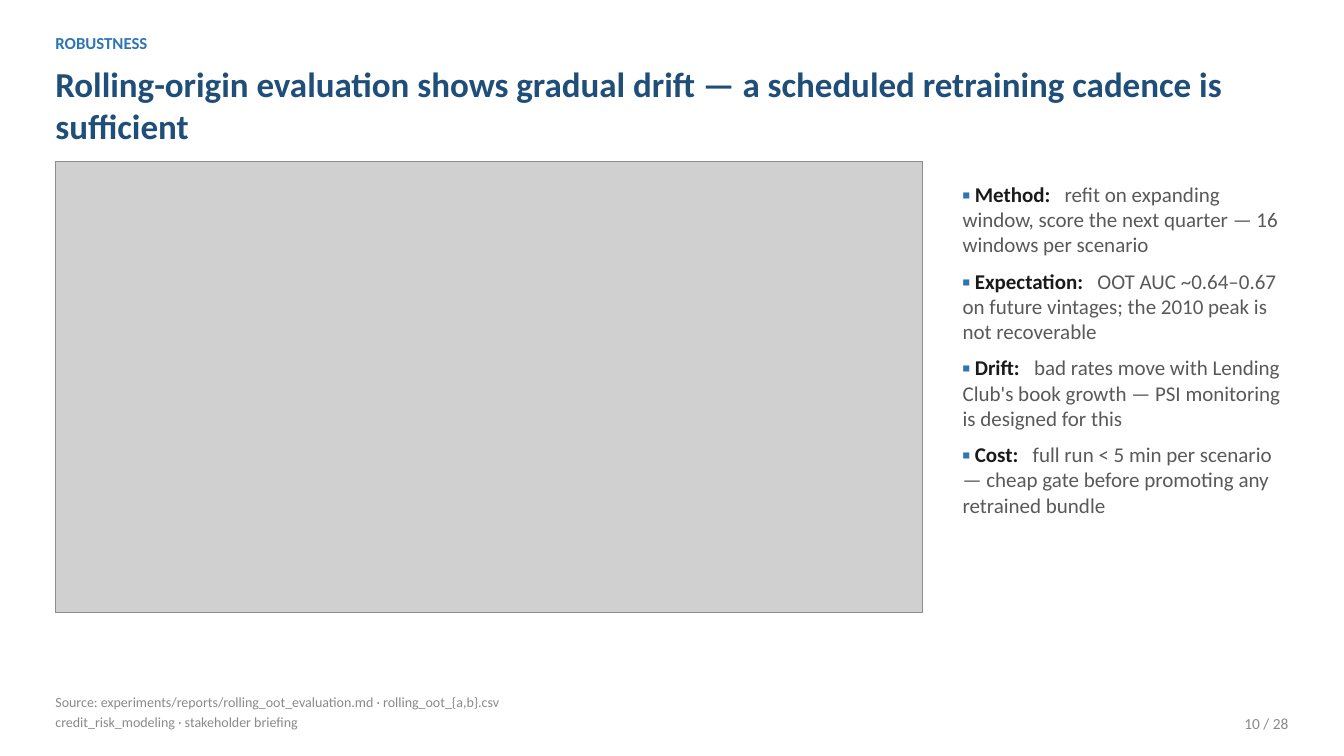
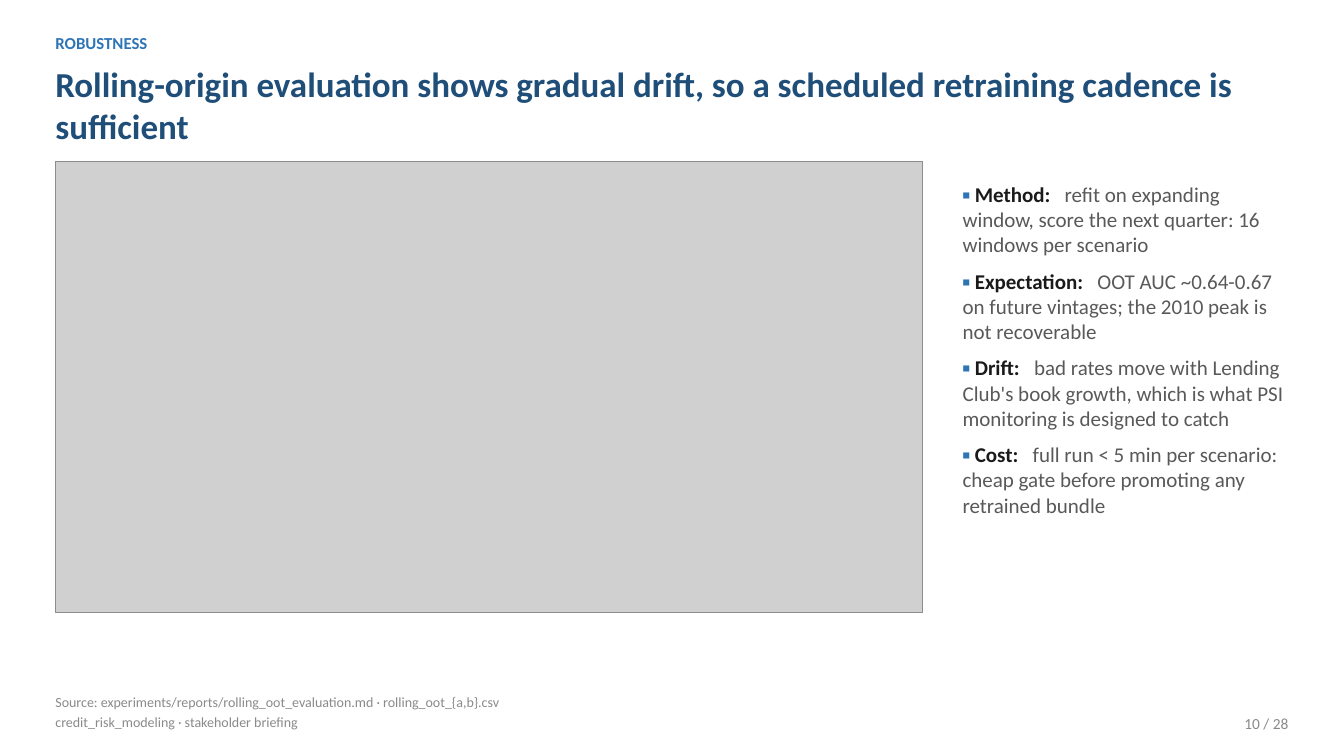
Before and after one commit to tommyalba/credit_risk_idx-partners, a slide deck: slide 10 of presentations/stakeholder_deck.pptx. Drawn at 1344x756 pixels with LibreOffice and Linux fonts; fonts in the diff are those of the drawing; grey boxes stand for pictures. Boxes give left, top, right and bottom in pixels: in the first picture for what was removed or moved away, otherwise in the second. Text is boxed around its words. In the diff, an @@ line names an element or a change of style, - is before the commit and + after.

```diff
--- a/presentations/stakeholder_deck.pptx
+++ b/presentations/stakeholder_deck.pptx
@@ text at <box>55,72,1232,140</box>: text changed @@
-Rolling-origin evaluation shows gradual drift — a scheduled retraining cadence is sufficient
+Rolling-origin evaluation shows gradual drift, so a scheduled retraining cadence is sufficient
@@ text at <box>963,187,1283,513</box>: text changed @@
-▪ Method: refit on expanding window, score the next quarter — 16 windows per scenario
-▪ Expectation: OOT AUC ~0.64–0.67 on future vintages; the 2010 peak is not recoverable
-▪ Drift: bad rates move with Lending Club's book growth — PSI monitoring is designed for this
-▪ Cost: full run < 5 min per scenario — cheap gate before promoting any retrained bundle
+▪ Method: refit on expanding window, score the next quarter: 16 windows per scenario
+▪ Expectation: OOT AUC ~0.64-0.67 on future vintages; the 2010 peak is not recoverable
+▪ Drift: bad rates move with Lending Club's book growth, which is what PSI monitoring is designed to catch
+▪ Cost: full run < 5 min per scenario: cheap gate before promoting any retrained bundle
```
Also in this commit, not shown: 23 other slides changed, 2 other files.
